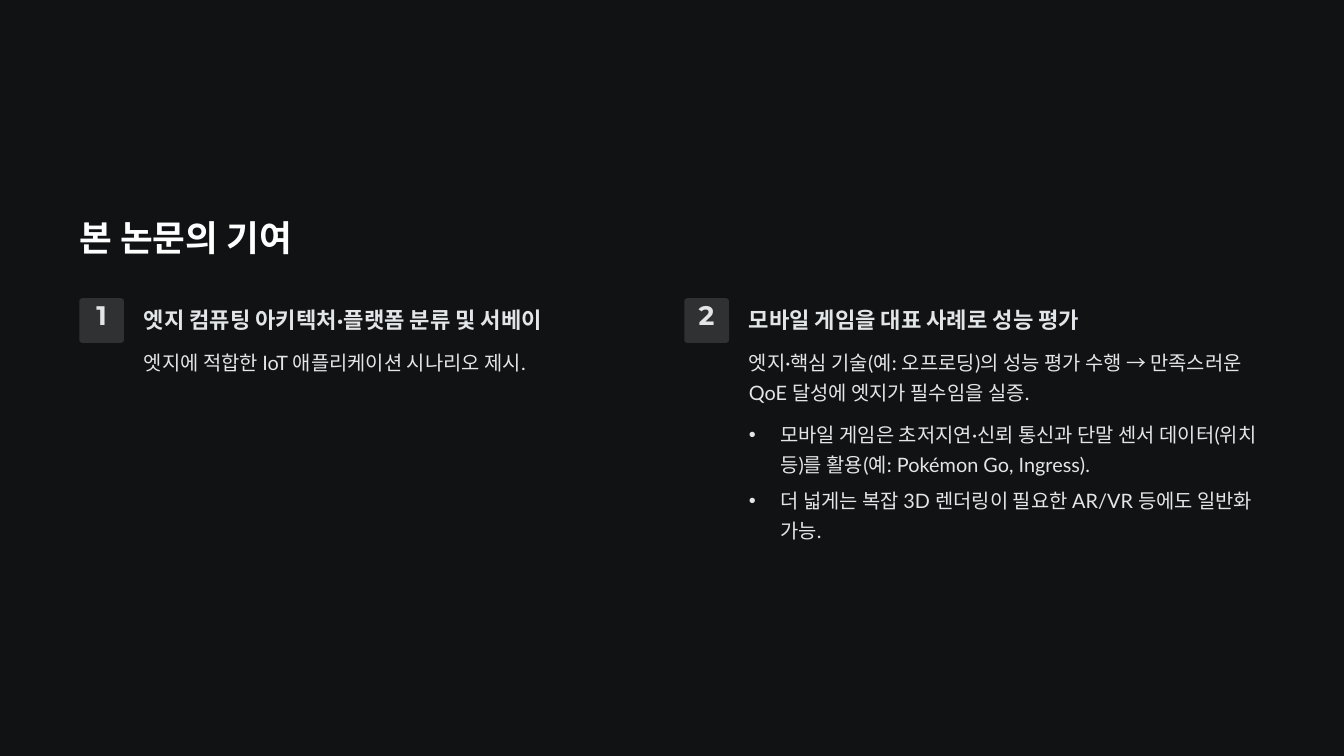
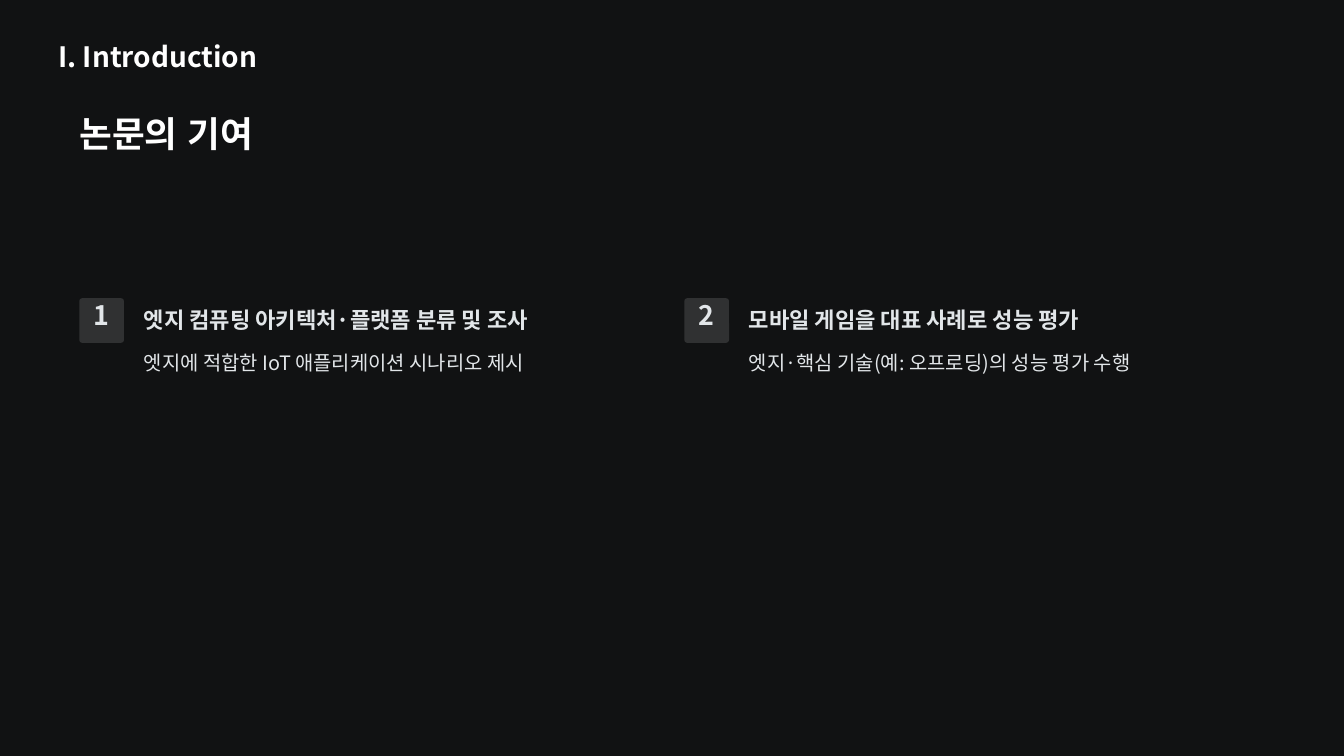
Before and after one commit to dhkeum9886/kmu-cloud-ai, a slide deck: slide 9 of 과제/Edge_Computing_for_the_Internet_of_Thing/Edge-Computing-for-the-Internet-of-Things-A-Case-Study.pptx (slide 8 before the commit). Drawn at 1344x756 pixels with LibreOffice and Linux fonts; fonts in the diff are those of the drawing. Boxes give left, top, right and bottom in pixels: in the first picture for what was removed or moved away, otherwise in the second. Text is boxed around its words. In the diff, an @@ line names an element or a change of style, - is before the commit and + after.

```diff
--- a/과제/Edge_Computing_for_the_Internet_of_Thing/Edge-Computing-for-the-Internet-of-Things-A-Case-Study.pptx
+++ b/과제/Edge_Computing_for_the_Internet_of_Thing/Edge-Computing-for-the-Internet-of-Things-A-Case-Study.pptx
@@ text added at (58,44,257,68), 24 pt, text #FFFFFF, bold @@
+I. Introduction
@@ text at (79,117,252,151): text changed; font Montserrat to Noto Sans CJK KR @@
-본 논문의 기여
+논문의 기여
@@ text "1" at (94,305,110,325): font Montserrat to Noto Sans CJK KR @@
@@ text at (144,309,528,330): text changed; font Montserrat to Noto Sans CJK KR @@
-엣지 컴퓨팅 아키텍처·플랫폼 분류 및 서베이
+엣지 컴퓨팅 아키텍처·플랫폼 분류 및 조사
@@ text "2" at (699,305,715,325): font Montserrat to Noto Sans CJK KR @@
@@ text at (144,353,524,372): text changed; font Lato to Noto Sans CJK KR @@
-엣지에 적합한 IoT 애플리케이션 시나리오 제시.
+엣지에 적합한 IoT 애플리케이션 시나리오 제시
@@ text at (749,353,1131,374): text changed; font Lato to Noto Sans CJK KR @@
-엣지·핵심 기술(예: 오프로딩)의 성능 평가 수행 → 만족스러운 QoE 달성에 엣지가 필수임을 실증.
+엣지·핵심 기술(예: 오프로딩)의 성능 평가 수행
@@ text removed at (780,425,1257,476) @@
-• 모바일 게임은 초저지연·신뢰 통신과 단말 센서 데이터(위치 등)를 활용(예: Pokémon Go, Ingress).
@@ text removed at (780,491,1252,540) @@
-• 더 넓게는 복잡 3D 렌더링이 필요한 AR/VR 등에도 일반화 가능.
```
Also in this commit, not shown: 23 other slides changed, 10 slides added, 7 slides removed, 3 other files.
